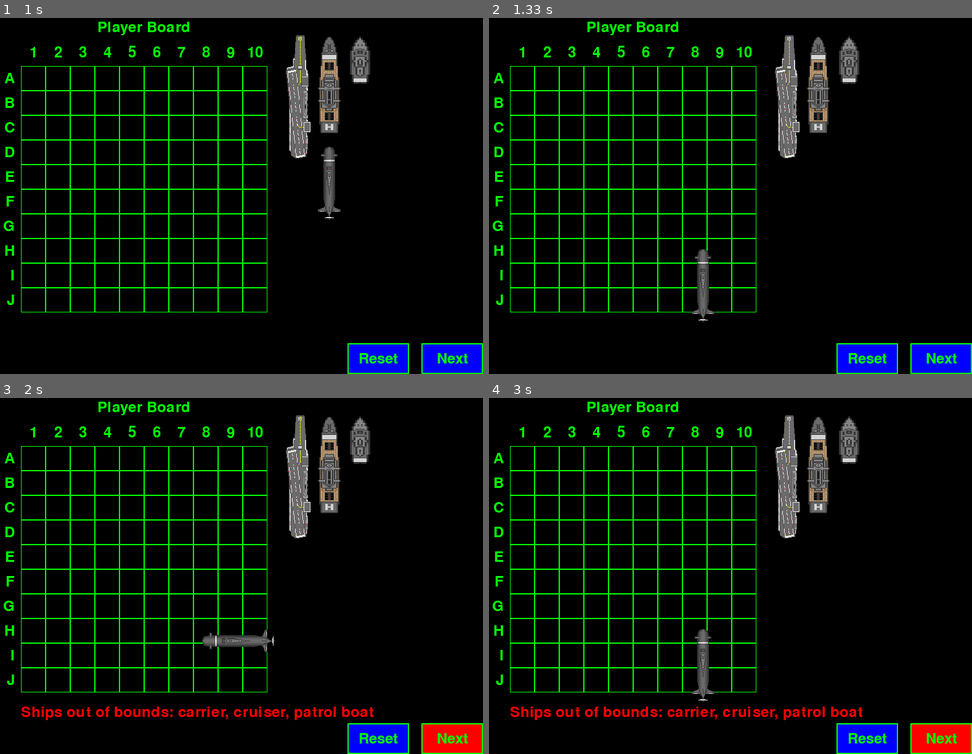
Above: before the commit, frames 1-4 (two rows, left to right).
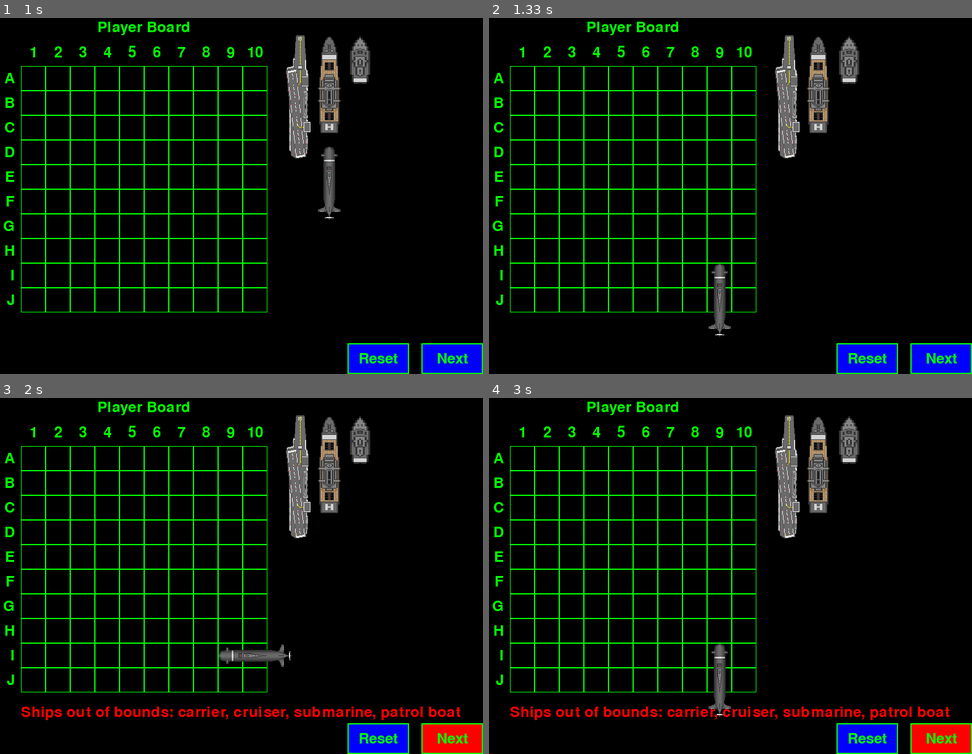
Above: after the commit, the same moments.

Repository: alemtz16/pygame_battleship
Game: pygame game, started from main.py
Same seed, same stepped clock (60 frames per second), same inputs: the game is played once before the commit and once after it.
Inputs (mouse positions are in pixels of both pictures, inside the frame that each line leads up to):
- Up to frame 1 (1 s): press the mouse at (236, 235) at 0.37 s; move the mouse to (294, 206) at 0.47 s; release the mouse at (347, 181) at 0.6 s; press the mouse at (236, 327) at 0.7 s; move the mouse to (323, 281) at 0.8 s; release the mouse at (410, 231) at 0.93 s
- Up to frame 2 (1.33 s): press the mouse at (817, 181) at 1.03 s; move the mouse to (759, 235) at 1.13 s; release the mouse at (701, 285) at 1.27 s
- Up to frame 3 (2 s): click "Next" at 1.38 s; hold Up 1.67-1.97 s
- Up to frame 4 (3 s): hold Down 2-2.3 s; hold Up 2.33-2.7 s; hold Down from 2.73 s (still down)

Frame 1 is identical in both runs. In frame 2, 0.9% of the frame differs, in the area x 41-51%, y 64-90%; in frame 3, 1.4%; in frame 4, 1.4%, in the area x 41-96%, y 64-91%.

Commit message:
ships snap into place done!

Diff:
--- a/ship.py
+++ b/ship.py
@@ -74,6 +74,12 @@
         elif event.type == pygame.MOUSEBUTTONUP:
             if self.dragging:
                 self.dragging = False
+                # Snap to the closest grid position considering the ship's size and orientation
+                grid_x = round(self.rect.topleft[0] / CELL_SIZE2)
+                grid_y = round(self.rect.topleft[1] / CELL_SIZE2)
+
+                # Adjust for half a square to the right and down
+                self.rect.topleft = ((grid_x + 0.25) * CELL_SIZE2, (grid_y + 0.5) * CELL_SIZE2)
                 self.start_position = self.rect.topleft
 
         elif event.type == pygame.MOUSEMOTION:
